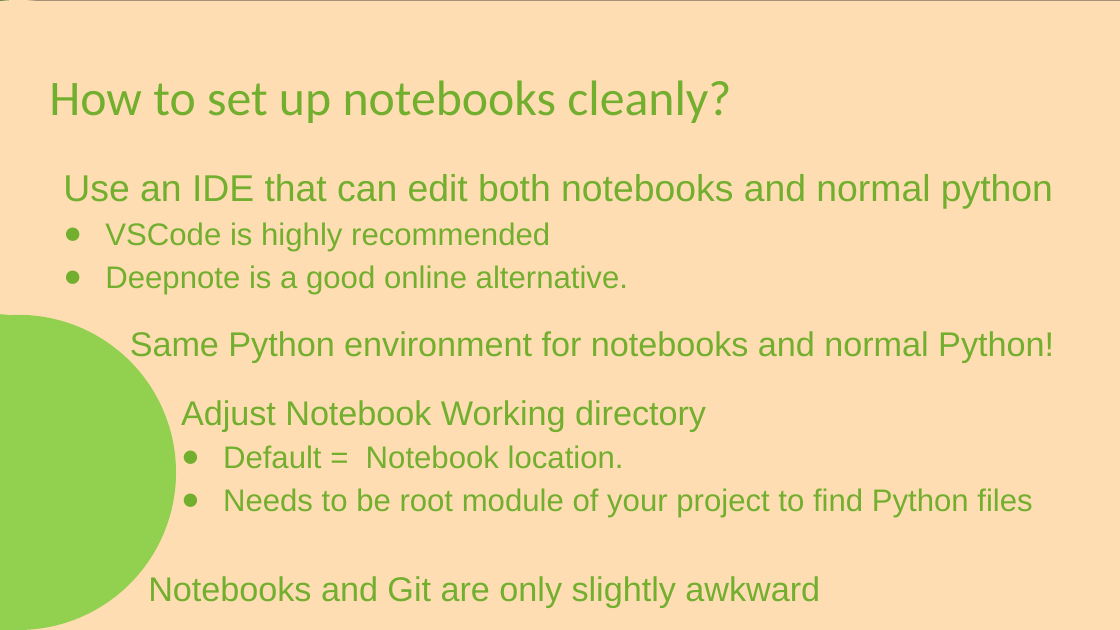
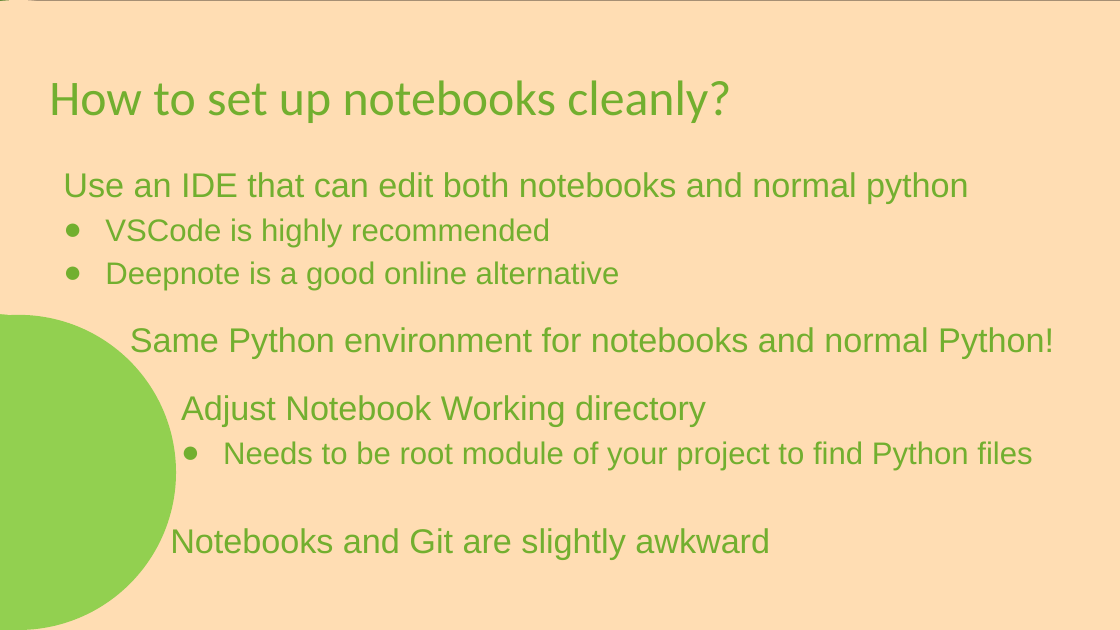
Before and after one commit to frank-trollmann/machine-learning_example-project, a slide deck: slide 13 of documentation/Session 1.pptx (slide 12 before the commit). Drawn at 1120x630 pixels with LibreOffice and Linux fonts; fonts in the diff are those of the drawing. Boxes give left, top, right and bottom in pixels: in the first picture for what was removed or moved away, otherwise in the second. Text is boxed around its words. In the diff, an @@ line names an element or a change of style, - is before the commit and + after.

```diff
--- a/documentation/Session 1.pptx
+++ b/documentation/Session 1.pptx
@@ text at (63,172,969,204): size 24 to 22 pt in "Use an IDE that can edit both ..." @@
@@ text at (105,261,620,290): text changed @@
-● Deepnote is a good online alternative.
+● Deepnote is a good online alternative
@@ text at (223,445,624,468): paragraph removed @@
-● Default = Notebook location.
@@ text at (170,528,770,560): text changed @@
-Notebooks and Git are only slightly awkward
+Notebooks and Git are slightly awkward
```
Also in this commit, not shown: 14 other slides changed, 1 slide added, 1 other file.
